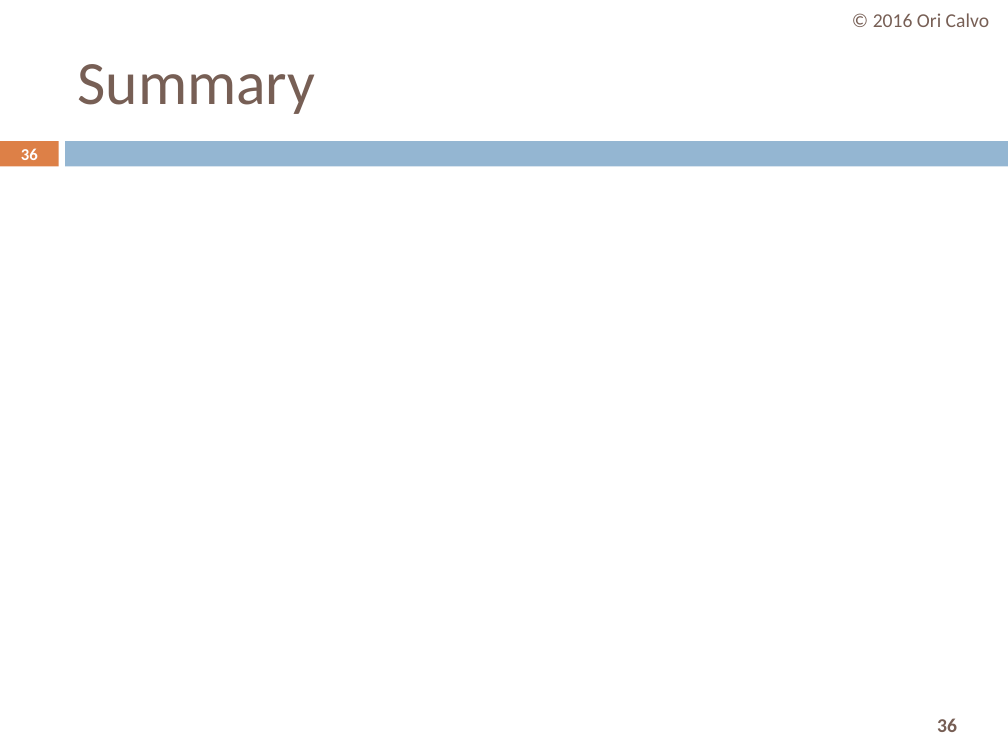
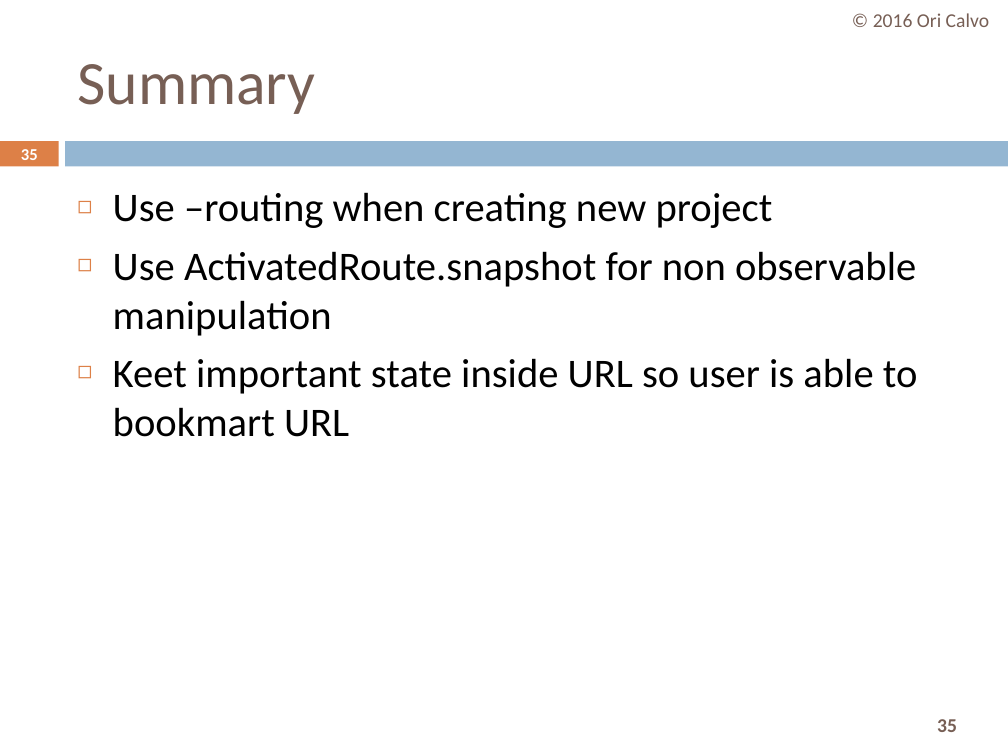
Before and after one commit to oricalvo/course-angular, a slide deck: slide 35 of PPTs/05 Routing.pptx (slide 36 before the commit). Drawn at 1008x756 pixels with LibreOffice and Linux fonts; fonts in the diff are those of the drawing. Boxes give left, top, right and bottom in pixels: in the first picture for what was removed or moved away, otherwise in the second. Text is boxed around its words. In the diff, an @@ line names an element or a change of style, - is before the commit and + after.

```diff
--- a/PPTs/05 Routing.pptx
+++ b/PPTs/05 Routing.pptx
@@ page number at (x1=21, y1=149, x2=38, y2=160): text changed @@
-36
+35
@@ text added at (x1=113, y1=192, x2=918, y2=437), 29 pt, text #000000 @@
+◻ Use –routing when creating new project
+◻ Use ActivatedRoute.snapshot for non observable manipulation
+◻ Keet important state inside URL so user is able to bookmart URL
@@ page number at (x1=937, y1=719, x2=957, y2=732): text changed @@
-36
+35
```
Also in this commit, not shown: 3 other slides changed, 1 slide removed, 2 other files.
